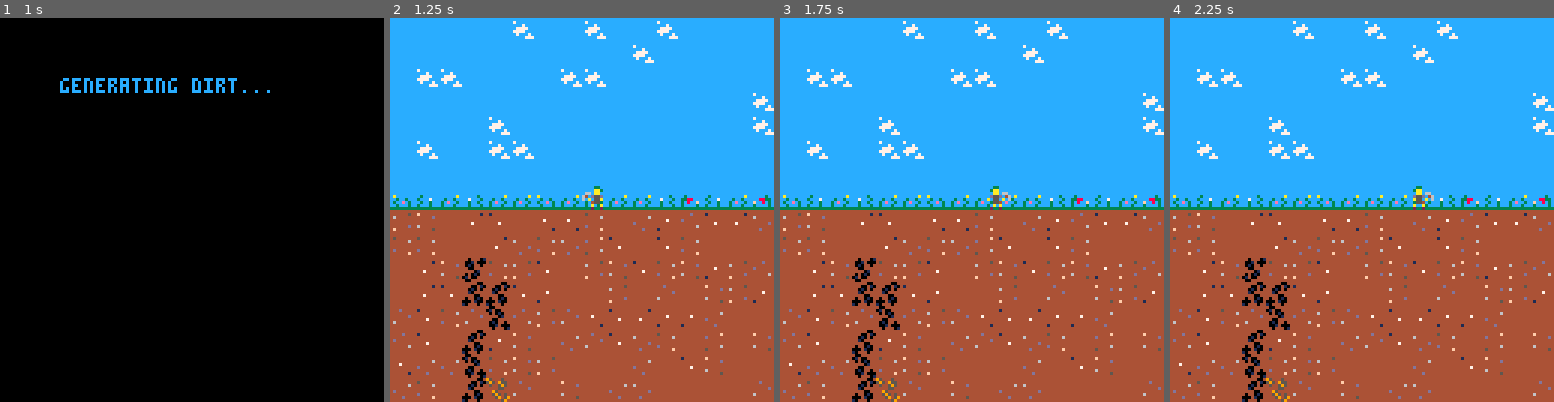
Above: before the commit, frames 1-4 (left to right).
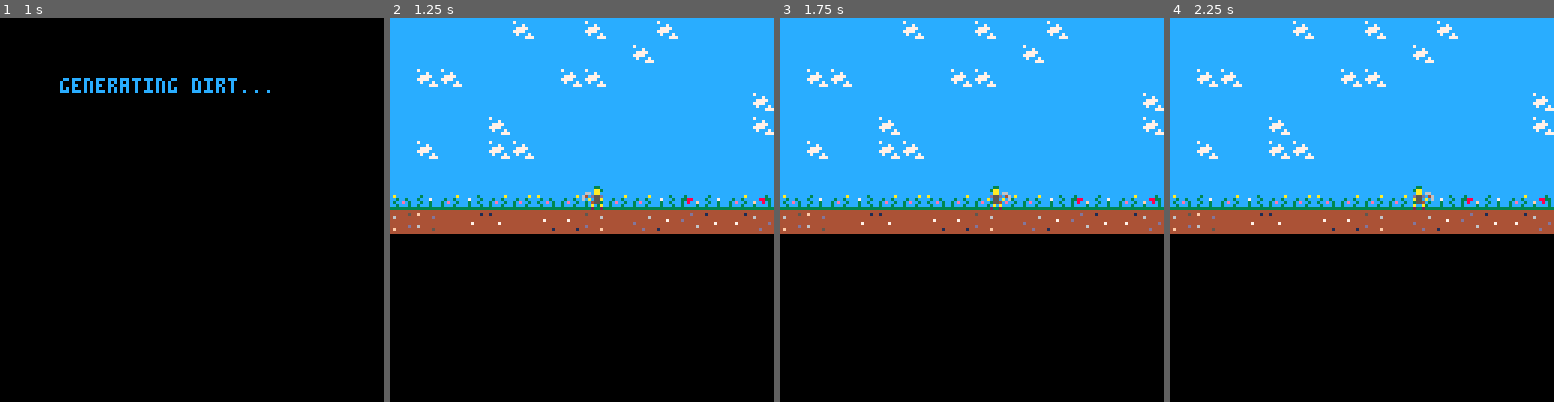
Above: after the commit, the same moments.

Repository: Divoolej/pico-miner
Game: PICO-8 cartridge pico_miner.p8
Two runs of this game, one before a commit and one after it. Both use one fixed random seed, a clock stepped at 60 frames per second and the inputs below.
Inputs:
- Up to frame 1 (1 s): tap X (X key) at 0.33 s; tap O (Z key) at 0.7 s
- Up to frame 2 (1.25 s): tap X (X key) at 1.07 s
- Up to frame 3 (1.75 s): hold Right from 1.6 s (still down); tap O (Z key) at 1.7 s
- Up to frame 4 (2.25 s): tap X (X key) at 1.85 s; release Right at 2.1 s; tap O (Z key) at 2.1 s; hold Up from 2.15 s (still down)

Frame 1 is identical in both runs. In frame 2, 43% of the frame differs, in the area x 0-100%, y 56-100%; in frame 3, 43%; in frame 4, 43%.

Commit message:
Finish block animations

Diff:
--- a/pico_miner.p8
+++ b/pico_miner.p8
@@ -38,12 +38,12 @@
 local flg_can_collect = 4
 
 -- sprites
-local spr_coal = 10
-local spr_copper = 11
-local spr_iron = 12
-local spr_silver = 13
-local spr_gold = 14
-local spr_diamond = 15
+local spr_coal = 32
+local spr_copper = 33
+local spr_iron = 34
+local spr_silver = 36
+local spr_gold = 48
+local spr_diamond = 51
 local spr_cloud = 25
 local spr_sky = 26
 local spr_stone = 43
@@ -69,11 +69,11 @@
 
 local durability_for_sprite = {}
 durability_for_sprite[spr_coal] = 1
-durability_for_sprite[spr_copper] = 2
-durability_for_sprite[spr_iron] = 3
-durability_for_sprite[spr_silver] = 4
-durability_for_sprite[spr_gold] = 5
-durability_for_sprite[spr_diamond] = 6
+durability_for_sprite[spr_copper] = 1
+durability_for_sprite[spr_iron] = 2
+durability_for_sprite[spr_silver] = 2
+durability_for_sprite[spr_gold] = 3
+durability_for_sprite[spr_diamond] = 3
 durability_for_sprite[spr_stone] = 2
 durability_for_sprite[spr_stone_hit] = 1
 durability_for_sprite[spr_dirt] = 1
@@ -145,10 +145,40 @@
   )
 end
 
+function make_tile(sprite, x, y, is_visible)
+  return {
+    type = sprite,
+    frame = sprite,
+    x = x * 8,
+    y = y * 8,
+    is_visible = is_visible,
+    durability = durability_for_sprite[sprite] or 0,
+    can_move = fget(sprite, flg_can_move),
+    can_dig = fget(sprite, flg_can_dig),
+    flip_h = fget(sprite, flg_flip_h) and rndi(2) == 1,
+    flip_v = fget(sprite, flg_flip_v) and rndi(2) == 1,
+    draw = function(self)
+      if (self.is_visible) spr(self.frame, self.x, self.y, 1, 1, self.flip_h, self.flip_v)
+    end,
+    dig = function(self)
+      self.durability -= 1
+      self.frame += 1
+      if self.durability <= 0 then
+        self.type = spr_empty
+        self.frame = spr_empty
+        self.can_move = true
+        self.can_dig = false
+        self.is_visible = false -- Dirty hack to fix the first call to game:make_visible
+        game:make_visible(self.x / 8 + 1, self.y / 8 + 1)
+      end
+    end,
+  }
+end
+
 function generate_cluster(row, column, sprite, cluster_size)
   local n = 0
   if valid_position(row, column) then
-    game.world[row][column] = make_tile(sprite, column - 1, row - 1, true)
+    game.world[row][column] = make_tile(sprite, column - 1, row - 1, false)
     n += 1
   end
   local current_x_offset = rndi(3)
@@ -281,29 +311,19 @@
 -->8
 -- game
 
-function make_tile(sprite, x, y, is_visible)
-  return {
-    sprite = sprite,
-    x = x * 8,
-    y = y * 8,
-    is_visible = is_visible,
-    durability = durability_for_sprite[sprite] or 0,
-    can_move = fget(sprite, flg_can_move),
-    can_dig = fget(sprite, flg_can_dig),
-    flip_h = fget(sprite, flg_flip_h) and rndi(2) == 1,
-    flip_v = fget(sprite, flg_flip_v) and rndi(2) == 1,
-    draw = function(self)
-      if (true) spr(self.sprite, self.x, self.y, 1, 1, self.flip_h, self.flip_v)
-    end,
-    dig = function(self)
-      self.durability -= 1
-      if self.durability <= 0 then
-        self.sprite = 47
-        self.can_move = true
-        self.can_dig = false
+function make_visible(self, x, y)
+  local tile = self.world[y][x]
+  if tile then
+    if not tile.is_visible then
+      tile.is_visible = true
+      if tile.type == spr_empty then
+        self:make_visible(x + 1, y)
+        self:make_visible(x - 1, y)
+        self:make_visible(x, y + 1)
+        self:make_visible(x, y - 1)
       end
-    end,
-  }
+    end
+  end
 end
 
 function generate_map(self)
@@ -427,6 +447,7 @@
   init = init_game,
   update = update_game,
   draw = draw_game,
+  make_visible = make_visible,
 }
 -->8
 -- player
@@ -627,24 +648,24 @@
 005540000055000600550010005500060550040600550006000000000000000000000000cc7ccc7ccccccccc4444444444444444444444444444446400000000
 0a00a0000a00a0600a00a0000a00a060a00a00460a00a060000000000000000000000000ccccc777cccccccc44444444444d4444444444144544444400000000
 020020000200200002002000020020002002066002002000000000000000000000000000cccccccccccccccc4444444444444444444444444444444400000000
-0000000000000000000000000000000000000000000000000000000000000000cccccccccccccccccccccccc4454444444544544540550540000000000000000
-0000000000000000000000000000000000000000000000000000000000000000cccccccccccccccccccccccc451515d4401505d0505555550000000000005000
-0000000000000000000000000000000000000000000000000000000000000000cccccccccccccccccccccccc44551d5605001d06055055550445544004000000
-0000000000000000000000000000000000000000000000000000000000000000cc3cccccccccccacccccc3cc4551555540510555550550550f4554f000500040
-0000000000000000000000000000000000000000000000000000000000000000c3388ccccc3cc3cccc7ccc3c55d0545555d050050555555004ff4ff000000000
-0000000000000000000000000000000000000000000000000000000000000000c3c8ccfcc3cecc3ccc3cc3cc5115555450150550550550550ff4ff4000005000
-0000000000000000000000000000000000000000000000000000000000000000c3cccc3cc3ccc3cccc3ccc3c4651555446015004555555500f4ff4f004000000
-00000000000000000000000000000000000000000000000000000000000000003333333333333333333333334444454444055444450550451111111100000000
-00000000000000000000000000000000000000000000000000000000000000000000000000000000000000004404440100000000000000000000000000000000
-00000000000000000000000000000000000000000000000000000000000000000000000000000000000000004001400000000000000000000000000000000000
-00000000000000000000000000000000000000000000000000000000000000000000000000000000000000004010440400000000000000000000000000000000
-00000000000000000000000000000000000000000000000000000000000000000000000000000000000000004400444400000000000000000000000000000000
-00000000000000000000000000000000000000000000000000000000000000000000000000000000000000004444014400000000000000000000000000000000
-00000000000000000000000000000000000000000000000000000000000000000000000000000000000000004040104400000000000000000000000000000000
-00000000000000000000000000000000000000000000000000000000000000000000000000000000000000000140044400000000000000000000000000000000
-00000000000000000000000000000000000000000000000000000000000000000000000000000000000000004004444400000000000000000000000000000000
+4404440144544459445444560454045644544457045040570000000000000000cccccccccccccccccccccccc4454444444544544540550540000000000000000
+4001400045594595462645624626456247674576476705760000000000000000cccccccccccccccccccccccc451515d4401505d0505555550000000000005000
+4010440445954454456544244565402045754464057540640000000000000000cccccccccccccccccccccccc44551d5605001d06055055550445544004000000
+4400444444554444445444440454040444544444405404040000000000000000cc3cccccccccccacccccc3cc4551555540510555550550550f4554f000500040
+4444014444445944444426444044264044446744440467400000000000000000c3388ccccc3cc3cccc7ccc3c55d0545555d050050555555004ff4ff000000000
+4040104445459544454265440502654445467544054675440000000000000000c3c8ccfcc3cecc3ccc3cc3cc5115555450150550550550550ff4ff4000005000
+0140044495495444624654446246540476475444760754400000000000000000c3cccc3cc3ccc3cccc3ccc3c4651555446015004555555500f4ff4f004000000
+40044444495444444624444406240440476444444764040400000000000000003333333333333333333333334444454444055444450550451111111100000000
+4494449a0490449a0490409a44d444dc04d044dc04d040dc00000000000000000000000000000000000000004404440100000000000000000000000000000000
+4afa49af4afa49af4afa09af4c7c4dc64c7c4dc64c7c0dc600000000000000000000000000000000000000004001400000000000000000000000000000000000
+49a944f449a944f009a940f04dcd44644dcd40644dcd406000000000000000000000000000000000000000004010440400000000000000000000000000000000
+44944444449404044094040444d4444444d4444404d4044400000000000000000000000000000000000000004400444400000000000000000000000000000000
+4444fa440444fa440404fa4444447c4444407c4040407c4000000000000000000000000000000000000000004444014400000000000000000000000000000000
+494fa944494fa940494fa9404d47cd440d47cd440d07cd0400000000000000000000000000000000000000004040104400000000000000000000000000000000
+af4a9444af4a9444af0a9404c74cd444c74cd444c74cd04400000000000000000000000000000000000000000140044400000000000000000000000000000000
+4af444440af404400af404404c7444440c7404400c74044000000000000000000000000000000000000000004004444400000000000000000000000000000000
 __gff__
-00000000000000000000070707070707000000000000000000080b04070707000000000000000000090909070703100b0000000000000000000000070000000000000000000000000000000000000000000000000000000000000000000000000000000000000000000000000000000000000000000000000000000000000000
+00000000000000000000070707070707000000000000000000080b04070707000707070707070000090909070703100b0707070707070000000000070000000000000000000000000000000000000000000000000000000000000000000000000000000000000000000000000000000000000000000000000000000000000000
 0000000000000000000000000000000000000000000000000000000000000000000000000000000000000000000000000000000000000000000000000000000000000000000000000000000000000000000000000000000000000000000000000000000000000000000000000000000000000000000000000000000000000000
 __map__
 1a1a1a1a1a1a1a1a1a1a1a1a1a1a191a0b0b0b0b0b0d0d0b0b0b0b0b0b0b0b0b000000000000000000000000000000000000000000000000000000000000000000000000000000000000000000000000000000000000000000000000000000000000000000000000000000000000000000000000000000000000000000000000
--- a/src/1.main.lua
+++ b/src/1.main.lua
@@ -35,12 +35,12 @@
 local flg_can_collect = 4
 
 -- sprites
-local spr_coal = 10
-local spr_copper = 11
-local spr_iron = 12
-local spr_silver = 13
-local spr_gold = 14
-local spr_diamond = 15
+local spr_coal = 32
+local spr_copper = 33
+local spr_iron = 34
+local spr_silver = 36
+local spr_gold = 48
+local spr_diamond = 51
 local spr_cloud = 25
 local spr_sky = 26
 local spr_stone = 43
@@ -66,11 +66,11 @@
 
 local durability_for_sprite = {}
 durability_for_sprite[spr_coal] = 1
-durability_for_sprite[spr_copper] = 2
-durability_for_sprite[spr_iron] = 3
-durability_for_sprite[spr_silver] = 4
-durability_for_sprite[spr_gold] = 5
-durability_for_sprite[spr_diamond] = 6
+durability_for_sprite[spr_copper] = 1
+durability_for_sprite[spr_iron] = 2
+durability_for_sprite[spr_silver] = 2
+durability_for_sprite[spr_gold] = 3
+durability_for_sprite[spr_diamond] = 3
 durability_for_sprite[spr_stone] = 2
 durability_for_sprite[spr_stone_hit] = 1
 durability_for_sprite[spr_dirt] = 1
--- a/src/2.helpers.lua
+++ b/src/2.helpers.lua
@@ -37,10 +37,40 @@
   )
 end
 
+function make_tile(sprite, x, y, is_visible)
+  return {
+    type = sprite,
+    frame = sprite,
+    x = x * 8,
+    y = y * 8,
+    is_visible = is_visible,
+    durability = durability_for_sprite[sprite] or 0,
+    can_move = fget(sprite, flg_can_move),
+    can_dig = fget(sprite, flg_can_dig),
+    flip_h = fget(sprite, flg_flip_h) and rndi(2) == 1,
+    flip_v = fget(sprite, flg_flip_v) and rndi(2) == 1,
+    draw = function(self)
+      if (self.is_visible) spr(self.frame, self.x, self.y, 1, 1, self.flip_h, self.flip_v)
+    end,
+    dig = function(self)
+      self.durability -= 1
+      self.frame += 1
+      if self.durability <= 0 then
+        self.type = spr_empty
+        self.frame = spr_empty
+        self.can_move = true
+        self.can_dig = false
+        self.is_visible = false -- Dirty hack to fix the first call to game:make_visible
+        game:make_visible(self.x / 8 + 1, self.y / 8 + 1)
+      end
+    end,
+  }
+end
+
 function generate_cluster(row, column, sprite, cluster_size)
   local n = 0
   if valid_position(row, column) then
-    game.world[row][column] = make_tile(sprite, column - 1, row - 1, true)
+    game.world[row][column] = make_tile(sprite, column - 1, row - 1, false)
     n += 1
   end
   local current_x_offset = rndi(3)
--- a/src/4.game.lua
+++ b/src/4.game.lua
@@ -1,29 +1,19 @@
 -->8
 -- game
 
-function make_tile(sprite, x, y, is_visible)
-  return {
-    sprite = sprite,
-    x = x * 8,
-    y = y * 8,
-    is_visible = is_visible,
-    durability = durability_for_sprite[sprite] or 0,
-    can_move = fget(sprite, flg_can_move),
-    can_dig = fget(sprite, flg_can_dig),
-    flip_h = fget(sprite, flg_flip_h) and rndi(2) == 1,
-    flip_v = fget(sprite, flg_flip_v) and rndi(2) == 1,
-    draw = function(self)
-      if (true) spr(self.sprite, self.x, self.y, 1, 1, self.flip_h, self.flip_v)
-    end,
-    dig = function(self)
-      self.durability -= 1
-      if self.durability <= 0 then
-        self.sprite = 47
-        self.can_move = true
-        self.can_dig = false
+function make_visible(self, x, y)
+  local tile = self.world[y][x]
+  if tile then
+    if not tile.is_visible then
+      tile.is_visible = true
+      if tile.type == spr_empty then
+        self:make_visible(x + 1, y)
+        self:make_visible(x - 1, y)
+        self:make_visible(x, y + 1)
+        self:make_visible(x, y - 1)
       end
-    end,
-  }
+    end
+  end
 end
 
 function generate_map(self)
@@ -147,4 +137,5 @@
   init = init_game,
   update = update_game,
   draw = draw_game,
+  make_visible = make_visible,
 }
